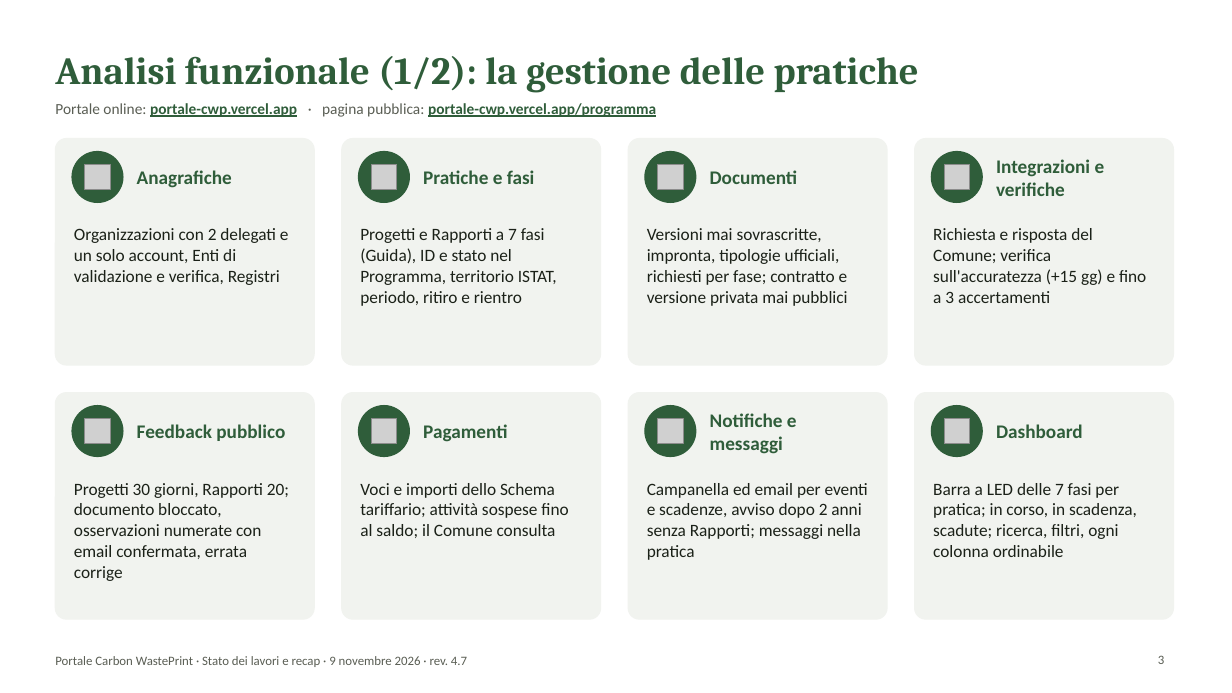
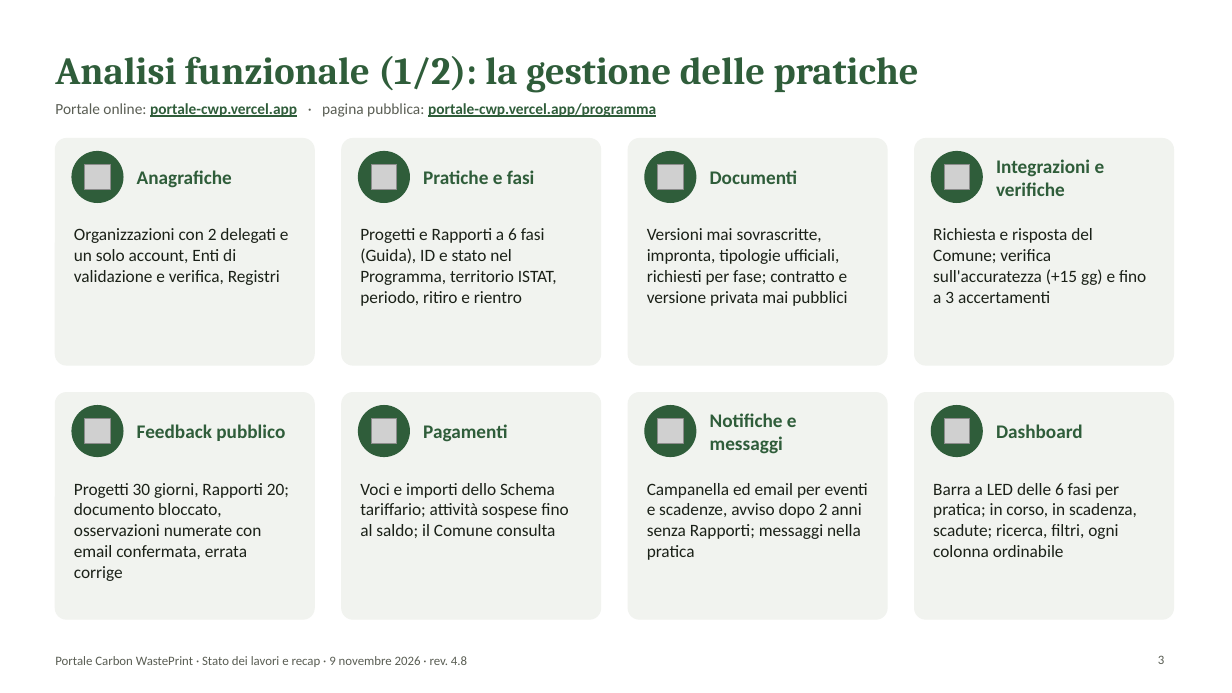
Before and after one commit to lucamorettioperate/portale-cwp, a slide deck: slide 3 of public/documentazione/Presentazione_Portale_CWP.pptx. Drawn at 1232x693 pixels with LibreOffice and Linux fonts; fonts in the diff are those of the drawing; grey boxes stand for pictures; background and template pictures are left out. Boxes give left, top, right and bottom in pixels: in the first picture for what was removed or moved away, otherwise in the second. Text is boxed around its words. In the diff, an @@ line names an element or a change of style, - is before the commit and + after.

```diff
--- a/public/documentazione/Presentazione_Portale_CWP.pptx
+++ b/public/documentazione/Presentazione_Portale_CWP.pptx
@@ text at (x1=360, y1=228, x2=557, y2=306): text changed @@
-Progetti e Rapporti a 7 fasi (Guida), ID e stato nel Programma, territorio ISTAT, periodo, ritiro e rientro
+Progetti e Rapporti a 6 fasi (Guida), ID e stato nel Programma, territorio ISTAT, periodo, ritiro e rientro
@@ text at (x1=933, y1=483, x2=1137, y2=557): text changed @@
-Barra a LED delle 7 fasi per pratica; in corso, in scadenza, scadute; ricerca, filtri, ogni colonna ordinabile
+Barra a LED delle 6 fasi per pratica; in corso, in scadenza, scadute; ricerca, filtri, ogni colonna ordinabile
@@ text at (x1=55, y1=656, x2=467, y2=667): text changed @@
-Portale Carbon WastePrint · Stato dei lavori e recap · 9 novembre 2026 · rev. 4.7
+Portale Carbon WastePrint · Stato dei lavori e recap · 9 novembre 2026 · rev. 4.8
```
Also in this commit, not shown: 18 other slides changed, 20 other files.
